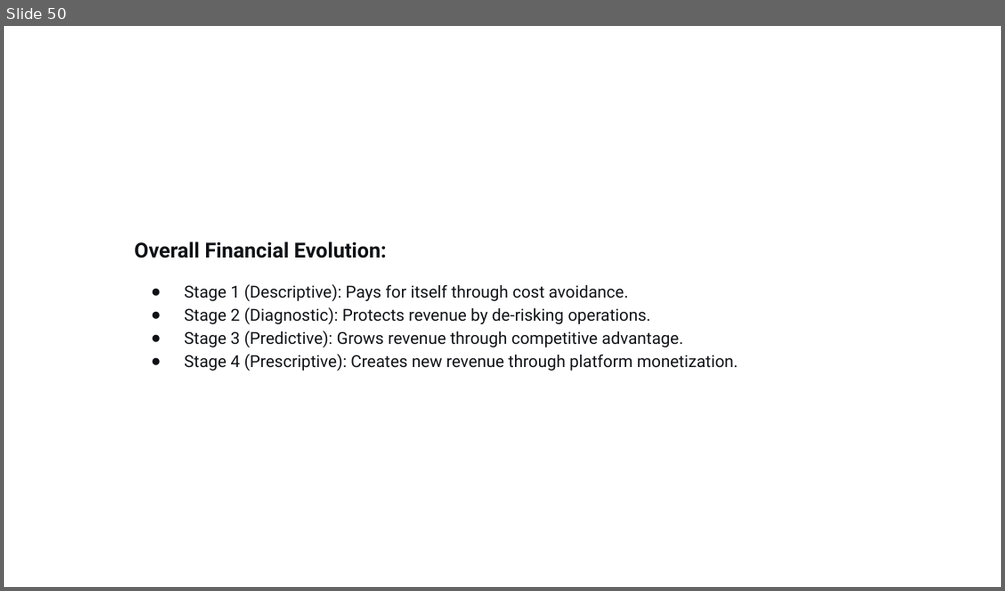
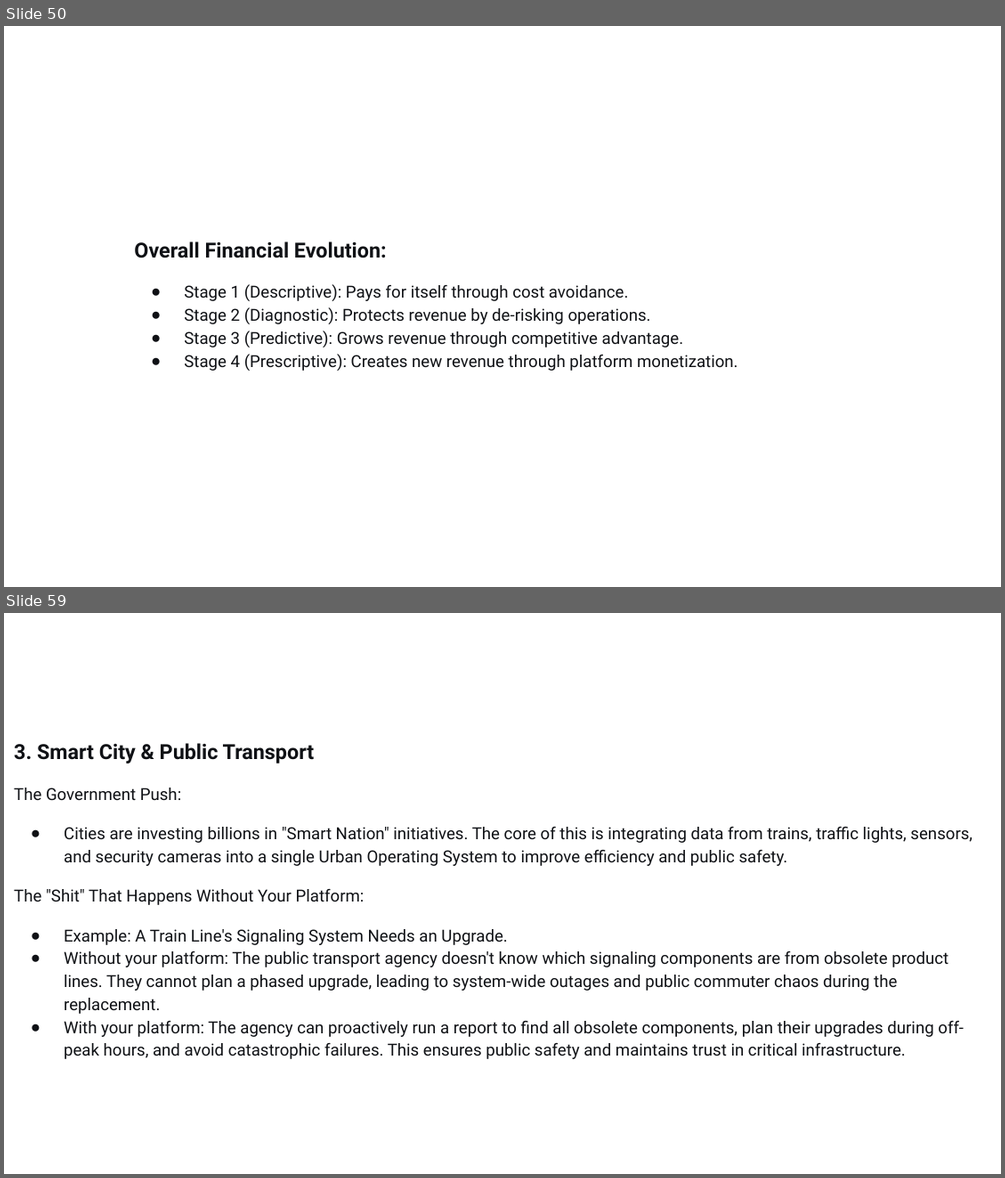
Before and after one commit to victoryapcheeann/random, a slide deck: Presentation.pptx. Shown one above the other, each under a label of ours: slide 50 before the commit, slides 50 and 59 after it; the slides between them are not shown. The pictures are 1005x591 and 1005x1178 pixels, drawn with LibreOffice and Linux fonts; fonts in the diff are those of the drawing. Boxes give left, top, right and bottom in pixels: in the first picture for what was removed or moved away, otherwise in the second. Text is boxed around its words. In the diff, an @@ line names an element or a change of style, - is before the commit and + after.

```diff
--- a/Presentation.pptx
+++ b/Presentation.pptx
@@ slide 59 added at bbox=[4, 613, 1001, 1174], background #FFFFFF @@
@@ text added at bbox=[14, 743, 972, 1059], 12 pt, text #0F1115 @@
+3. Smart City & Public Transport
+The Government Push:
+● Cities are investing billions in "Smart Nation" initiatives. The core of this is integrating data from trains, traffic lights, sensors, and security cameras into a single Urban Operating System to improve efficiency and public safety.
+The "Shit" That Happens Without Your Platform:
+● Example: A Train Line's Signaling System Needs an Upgrade.
+● Without your platform: The public transport agency doesn't know which signaling components are from obsolete product lines. They cannot plan a phased upgrade, leading to system-wide outages and public commuter chaos during the replacement.
+● With your platform: The agency can proactively run a report to find all obsolete components, plan their upgrades during off-peak hours, and avoid catastrophic failures. This ensures public safety and maintains trust in critical infrastructure.
```
Also in this commit, not shown: 24 other slides added, 4 slides removed.
